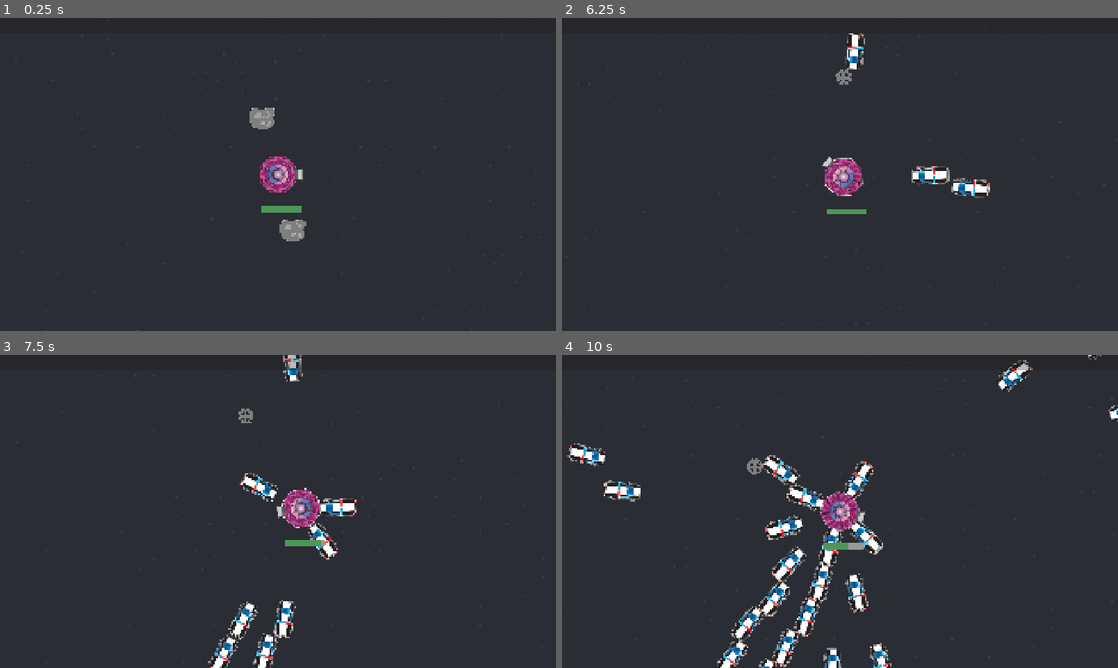
Above: before the commit, frames 1-4 (two rows, left to right).
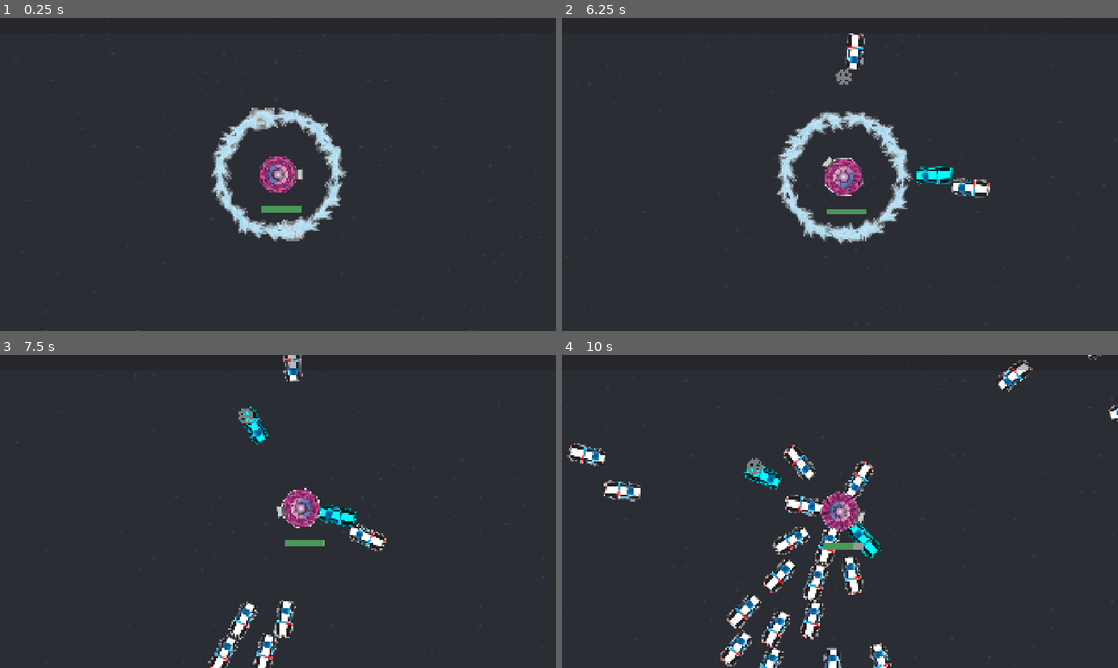
Above: after the commit, the same moments.

Repository: two-sticks-and-a-rock/space-arcade
Game: Godot game, scene res://scenes/main.tscn
Same seed, same stepped clock (60 frames per second), same inputs: the game is played once before the commit and once after it.
Inputs (mouse positions are in pixels of both pictures, inside the frame that each line leads up to):
- Up to frame 1 (0.25 s): no input
- Up to frame 2 (6.25 s): move the mouse to (962, 158) at 0.52 s; press the mouse at (962, 158) at 0.53 s; move the mouse to (728, 190) at 1.27 s; release the mouse at (728, 190) at 1.28 s; click (728, 190) at 1.35 s; move the mouse to (895, 105) at 2.02 s; press the mouse at (895, 105) at 2.03 s; move the mouse to (812, 237) at 2.77 s; release the mouse at (812, 237) at 2.78 s; click (812, 237) at 2.85 s; move the mouse to (1006, 221) at 3.52 s; press the mouse at (1006, 221) at 3.53 s; move the mouse to (673, 127) at 4.27 s; release the mouse at (673, 127) at 4.28 s; click (673, 127) at 4.35 s; move the mouse to (867, 174) at 5.02 s; press the mouse at (867, 174) at 5.03 s; move the mouse to (756, 96) at 5.77 s; release the mouse at (756, 96) at 5.78 s; click (756, 96) at 5.85 s
- Up to frame 3 (7.5 s): move the mouse to (400, 495) at 6.52 s; press the mouse at (400, 495) at 6.53 s; move the mouse to (166, 527) at 7.27 s; release the mouse at (166, 527) at 7.28 s; click (166, 527) at 7.35 s
- Up to frame 4 (10 s): move the mouse to (895, 442) at 8.02 s; press the mouse at (895, 442) at 8.03 s; move the mouse to (812, 574) at 8.77 s; release the mouse at (812, 574) at 8.78 s; click (812, 574) at 8.85 s; move the mouse to (1006, 558) at 9.52 s; press the mouse at (1006, 558) at 9.53 s

The runs differ from the first frame. In frame 1, 3.1% of the frame differs, in the area x 38-63%, y 28-72%; in frame 2, 3.5%; in frame 3, 1.5%; in frame 4, 5.5%, in the area x 27-58%, y 28-100%.

Commit message:
feat: reimplemented frost nova using new weapon framework

Diff:
--- a/scenes/enemies/enemy.gd
+++ b/scenes/enemies/enemy.gd
@@ -10,6 +10,9 @@
 var max_hp = 40
 var curr_hp = max_hp
 
+@onready var freeze_timer : Timer = Timer.new()
+var is_frozen: bool = false
+
 func take_damage(dmg: int):
 	curr_hp -= dmg
 	if (curr_hp <= 0):
@@ -18,10 +21,22 @@
 			xp_drop.global_position = global_position
 			get_parent().add_child(xp_drop)
 		drop_xp.call_deferred()
-
 		queue_free()
 
+func freeze(time: int = 5):
+	if not is_frozen:
+		modulate = Color.AQUA
+		is_frozen = true
+		speed = Vector2.ZERO
+		freeze_timer.start(time)
+		await freeze_timer.timeout
+		speed = Vector2(randf_range(250.0, 300.0), 0.0)
+		is_frozen = false
+		modulate = Color.WHITE
+
 func _ready():
+	freeze_timer.one_shot = true
+	add_child(freeze_timer)
 	xp_scene = load(xp_scene_path["location"])
 
 	var ram_scene = load("res://scenes/enemies/enemy_weapons/ram.tscn") as PackedScene
--- a/scenes/player/player.gd
+++ b/scenes/player/player.gd
@@ -1,6 +1,7 @@
 extends StaticBody2D
 
 @export var orbiter_ring_scene : PackedScene
+@export var frost_nova_scene : PackedScene
 
 @onready var hp_bar : ProgressBar = $hp
 @onready var xp_bar : ProgressBar = $XpCanvas/XpBar
@@ -17,6 +18,8 @@
 
 	var orbiter_ring = orbiter_ring_scene.instantiate() as Node2D
 	add_child(orbiter_ring)
+	var frost_nova = frost_nova_scene.instantiate() as Node2D
+	add_child(frost_nova)
 	(magnet_collider.shape as CircleShape2D).radius = magnet_radius
 
 func take_damage(dmg: int):
--- a/scenes/player/player.tscn
+++ b/scenes/player/player.tscn
@@ -1,10 +1,11 @@
 [gd_scene format=3 uid="uid://cekmijf83xupg"]
 
 [ext_resource type="Script" uid="uid://d02iqtql42dlw" path="res://scenes/player/player.gd" id="1_g2els"]
-[ext_resource type="PackedScene" uid="uid://dqil7iaf3mqvf" path="res://scenes/player/player_weapons/orbiter_ring.tscn" id="2_p47bc"]
+[ext_resource type="PackedScene" uid="uid://dqil7iaf3mqvf" path="res://scenes/player/player_weapons/orbiter/orbiter_ring.tscn" id="2_p47bc"]
 [ext_resource type="Script" uid="uid://cg3xb6odenjtk" path="res://scenes/player/slingshot.gd" id="3_gmlin"]
 [ext_resource type="PackedScene" uid="uid://dqg2sovwx03w3" path="res://scenes/player/player_cam.tscn" id="3_lvxji"]
 [ext_resource type="Texture2D" uid="uid://bc6vu7q8joqqq" path="res://art/sprites/player/player_panels_128.svg" id="3_p47bc"]
+[ext_resource type="PackedScene" uid="uid://dyeikbrn1kse8" path="res://scenes/player/player_weapons/frost_nova/frost_nova.tscn" id="3_qek5x"]
 [ext_resource type="Texture2D" uid="uid://bgnjdc4v5vcgl" path="res://art/sprites/player/engine2.png" id="4_0owmy"]
 [ext_resource type="PackedScene" uid="uid://dto3jjxkpeho1" path="res://scenes/xp/xp_bar.tscn" id="6_75vfm"]
 
@@ -24,6 +25,7 @@
 collision_mask = 18
 script = ExtResource("1_g2els")
 orbiter_ring_scene = ExtResource("2_p47bc")
+frost_nova_scene = ExtResource("3_qek5x")
 metadata/_edit_group_ = true
 
 [node name="Sprite2D" type="Sprite2D" parent="." unique_id=1031992017]
--- /dev/null
+++ b/scenes/player/player_weapons/frost_nova/frost_nova.gd
@@ -0,0 +1,42 @@
+extends PlayerWeapon
+
+var current_bullets : Array[PlayerBullet]
+
+func _reinstantiate_weapon():
+	super()
+	for current_bullet in current_bullets:
+		remove_child(current_bullet)
+		current_bullet.queue_free()
+	current_bullets = []
+
+	for i in num_bullets:
+		var area = bullet_scene.instantiate() as PlayerBullet
+		area.position = Vector2(0, 0)
+		area.bullet_scale = Vector2(bullet_size, bullet_size)
+		add_child(area)
+		current_bullets.append(area)
+
+	up_timer.start()
+
+func _ready() -> void:
+	super()
+	up_timer.start()
+
+
+func _on_down_timer_timeout():
+	up_timer.start()
+	down_timer.stop()
+
+	for child in get_children():
+		if child is Area2D:
+			child.visible = true
+			child.process_mode = Node.PROCESS_MODE_INHERIT
+
+func _on_up_timer_timeout():
+	down_timer.start()
+	up_timer.stop()
+
+	for child in get_children():
+		if child is Area2D:
+			child.visible = false
+			child.process_mode = Node.PROCESS_MODE_DISABLED
--- /dev/null
+++ b/scenes/player/player_weapons/frost_nova/frost_nova.tscn
@@ -0,0 +1,18 @@
+[gd_scene format=3 uid="uid://dyeikbrn1kse8"]
+
+[ext_resource type="Script" uid="uid://cxpd0l0oyy4fh" path="res://scenes/player/player_weapons/frost_nova/frost_nova.gd" id="1_43v6x"]
+[ext_resource type="PackedScene" uid="uid://d3pffleq1i53h" path="res://scenes/player/player_weapons/frost_nova/nova_area.tscn" id="2_hm4nq"]
+
+[node name="FrostNova" type="Node2D" unique_id=529776342]
+script = ExtResource("1_43v6x")
+bullet_scene = ExtResource("2_hm4nq")
+num_bullets = 1
+bullet_size = 1.0
+
+[node name="UpTimer" type="Timer" parent="." unique_id=441701228]
+
+[node name="DownTimer" type="Timer" parent="." unique_id=932910231]
+wait_time = 5.0
+
+[connection signal="timeout" from="UpTimer" to="." method="_on_up_timer_timeout"]
+[connection signal="timeout" from="DownTimer" to="." method="_on_down_timer_timeout"]
--- /dev/null
+++ b/scenes/player/player_weapons/frost_nova/nova_area.gd
@@ -0,0 +1,5 @@
+extends PlayerBullet
+
+func _on_orbiter_entered(body: Node2D):
+	if ("take_damage" in body):
+		body.freeze()
--- /dev/null
+++ b/scenes/player/player_weapons/frost_nova/nova_area.tscn
@@ -0,0 +1,32 @@
+[gd_scene format=3 uid="uid://d3pffleq1i53h"]
+
+[ext_resource type="Script" uid="uid://cqhnqc658ps4y" path="res://scenes/player/player_weapons/frost_nova/nova_area.gd" id="1_rr2ip"]
+[ext_resource type="Texture2D" uid="uid://djsrn420s044r" path="res://art/sprites/bullets/TempFrostNova.png" id="2_ry7g0"]
+
+[sub_resource type="CircleShape2D" id="CircleShape2D_mx823"]
+radius = 256.0
+
+[sub_resource type="SpriteFrames" id="SpriteFrames_mx823"]
+animations = [{
+"frames": [{
+"duration": 1.0,
+"texture": ExtResource("2_ry7g0")
+}],
+"loop": 1,
+"name": &"default",
+"speed": 5.0
+}]
+
+[node name="NovaArea" type="Area2D" unique_id=418950395]
+collision_layer = 4
+collision_mask = 2
+script = ExtResource("1_rr2ip")
+
+[node name="CollisionShape2D" type="CollisionShape2D" parent="." unique_id=2001573716]
+shape = SubResource("CircleShape2D_mx823")
+
+[node name="AnimatedSprite2D" type="AnimatedSprite2D" parent="." unique_id=1782490326]
+scale = Vector2(1.2, 1.2)
+sprite_frames = SubResource("SpriteFrames_mx823")
+
+[connection signal="body_entered" from="." to="." method="_on_orbiter_entered"]
--- a/scenes/player/player_weapons/player_bullet.gd
+++ b/scenes/player/player_weapons/player_bullet.gd
@@ -8,12 +8,12 @@
 var bullet_scale: Vector2 = Vector2.ONE
 
 func _ready():
-    sprite.scale = bullet_scale
-    collider.scale = bullet_scale
+	sprite.scale = bullet_scale
+	collider.scale = bullet_scale
 
 func _scale_bullet(new_scale: Vector2):
-    bullet_scale = new_scale
+	bullet_scale = new_scale
 
 func _on_orbiter_entered(body: Node2D):
-    if ("take_damage" in body):
-        body.take_damage(weapon.dmg)
+	if ("take_damage" in body):
+		body.take_damage(weapon.dmg)
--- a/scenes/player/player_weapons/player_weapon.gd
+++ b/scenes/player/player_weapons/player_weapon.gd
@@ -15,29 +15,29 @@
 @export var possible_upgrade_sets : Array[WeaponUpgradeSet] = []
 
 func _ready():
-    _reinstantiate_weapon()
+	_reinstantiate_weapon()
 
 func _reset_weapon():
-    for upgrade in upgrades:
-        upgrade._remove_upgrade(self as PlayerWeapon)
-        upgrade.applied = false
+	for upgrade in upgrades:
+		upgrade._remove_upgrade(self as PlayerWeapon)
+		upgrade.applied = false
 
-    upgrades = [] as Array[WeaponUpgrade]
-    for possible_upgrade_set in possible_upgrade_sets:
-        possible_upgrade_set.applied = false
+	upgrades = [] as Array[WeaponUpgrade]
+	for possible_upgrade_set in possible_upgrade_sets:
+		possible_upgrade_set.applied = false
 
 func _reinstantiate_weapon():
-    for upgrade in upgrades:
-        if (!upgrade.applied):
-            upgrade._apply_upgrade(self as PlayerWeapon)
-            upgrade.applied = true
+	for upgrade in upgrades:
+		if (!upgrade.applied):
+			upgrade._apply_upgrade(self as PlayerWeapon)
+			upgrade.applied = true
 
 func _remove_timers():
-    up_timer.process_mode = Node.PROCESS_MODE_DISABLED
-    down_timer.process_mode = Node.PROCESS_MODE_DISABLED
+	up_timer.process_mode = Node.PROCESS_MODE_DISABLED
+	down_timer.process_mode = Node.PROCESS_MODE_DISABLED
 
 func _add_timers():
-    up_timer.process_mode = Node.PROCESS_MODE_INHERIT
-    down_timer.process_mode = Node.PROCESS_MODE_INHERIT
+	up_timer.process_mode = Node.PROCESS_MODE_INHERIT
+	down_timer.process_mode = Node.PROCESS_MODE_INHERIT
 
-    up_timer.start()
+	up_timer.start()
--- a/scenes/player/player_weapons/weapon_upgrades/weapon_upgrade.gd
+++ b/scenes/player/player_weapons/weapon_upgrades/weapon_upgrade.gd
@@ -4,7 +4,7 @@
 var applied = false
 
 func _apply_upgrade(_weapon: PlayerWeapon):
-    pass
+	pass
 
 func _remove_upgrade(_weapon: PlayerWeapon):
-    pass
+	pass
Binary file added: art/sprites/bullets/TempFrostNova.png
Not shown, added: art/sprites/bullets/TempFrostNova.png.import
Not shown, added: scenes/player/player_weapons/frost_nova/frost_nova.gd.uid
Not shown, added: scenes/player/player_weapons/frost_nova/nova_area.gd.uid
